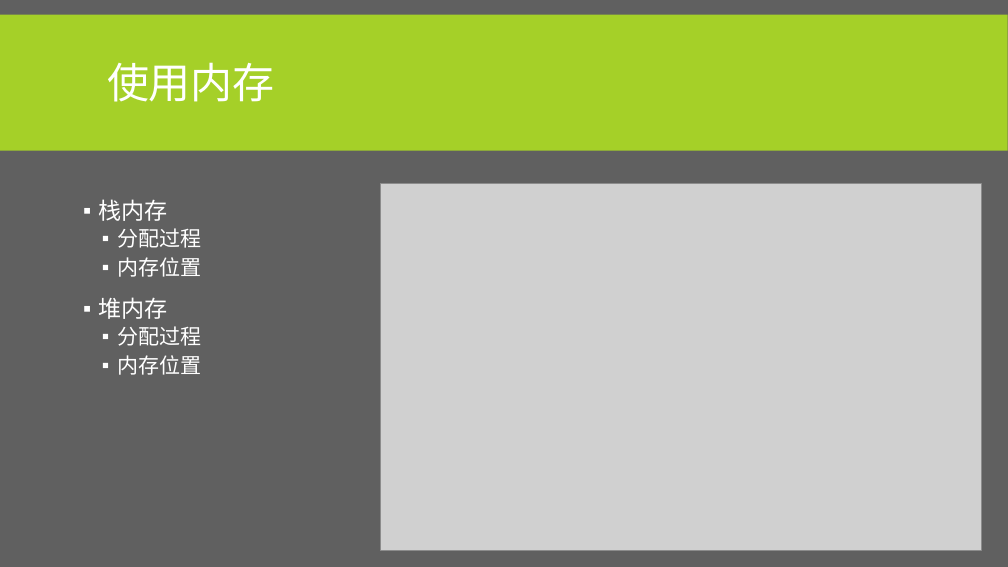
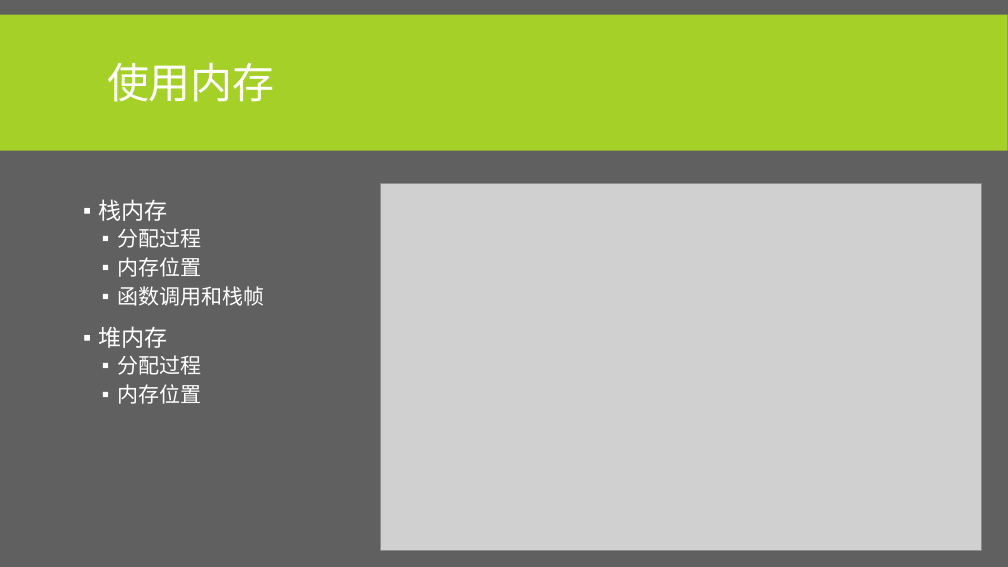
Before and after one commit to albertclass/Lessons, a slide deck: slide 17 of advance c++/courseware.pptx. Drawn at 1008x567 pixels with LibreOffice and Linux fonts; fonts in the diff are those of the drawing; grey boxes stand for pictures. Boxes give left, top, right and bottom in pixels: in the first picture for what was removed or moved away, otherwise in the second. Text is boxed around its words. In the diff, an @@ line names an element or a change of style, - is before the commit and + after.

```diff
--- a/advance c++/courseware.pptx
+++ b/advance c++/courseware.pptx
@@ text at (117, 286, 264, 306): paragraph added @@
+  ▪ 函数调用和栈帧
```
Also in this commit, not shown: 8 other files.
